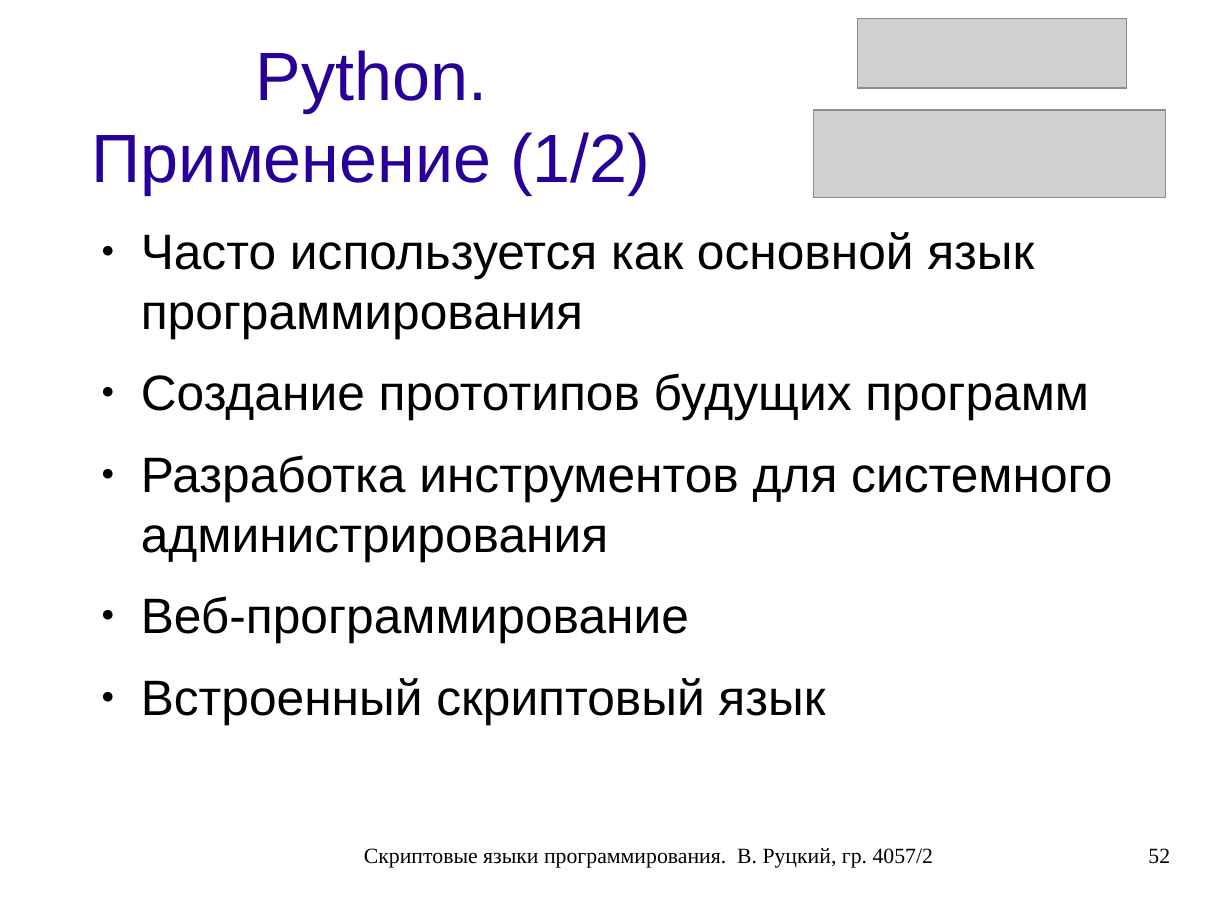
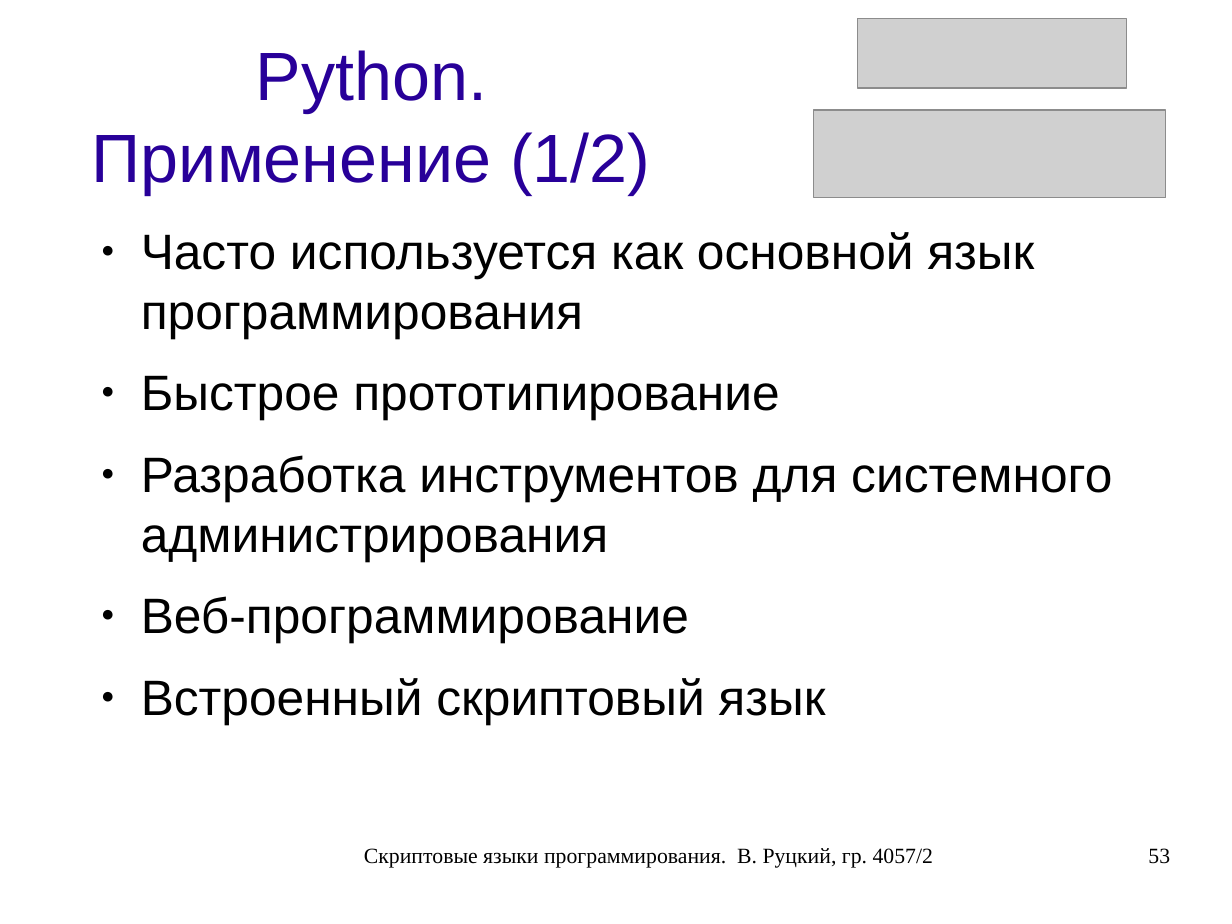
Before and after one commit to rutsky/semester07, a slide deck: slide 53 of Operation_systems/scripting_languages/40572_Rutsky_Scripting_languages.odp (slide 52 before the commit). Drawn at 1232x924 pixels with LibreOffice and Linux fonts; fonts in the diff are those of the drawing; grey boxes stand for pictures. Boxes give left, top, right and bottom in pixels: in the first picture for what was removed or moved away, otherwise in the second. Text is boxed around its words. In the diff, an @@ line names an element or a change of style, - is before the commit and + after.

```diff
--- a/Operation_systems/scripting_languages/40572_Rutsky_Scripting_languages.odp
+++ b/Operation_systems/scripting_languages/40572_Rutsky_Scripting_languages.odp
@@ text at (141, 375, 779, 420): text changed @@
-● Создание прототипов будущих программ
+● Быстрое прототипирование
@@ page number at (1148, 848, 1170, 864): text changed @@
-52
+53
```
Also in this commit, not shown: 2 other slides changed, 7 slides added, 3 other files.
